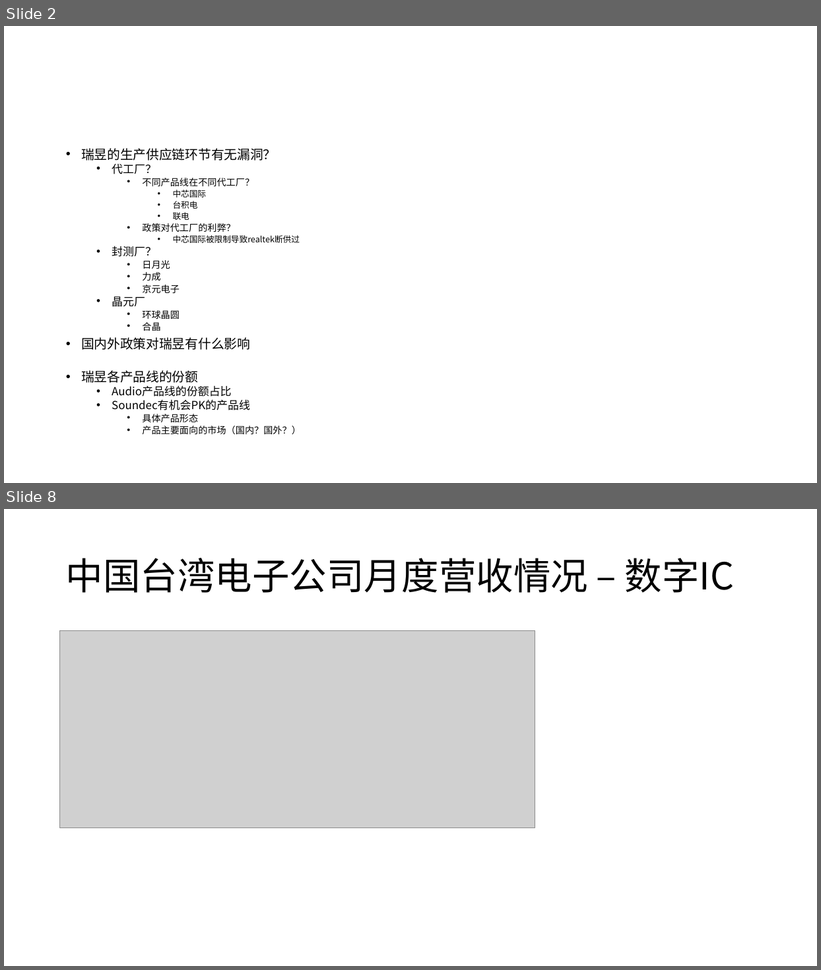
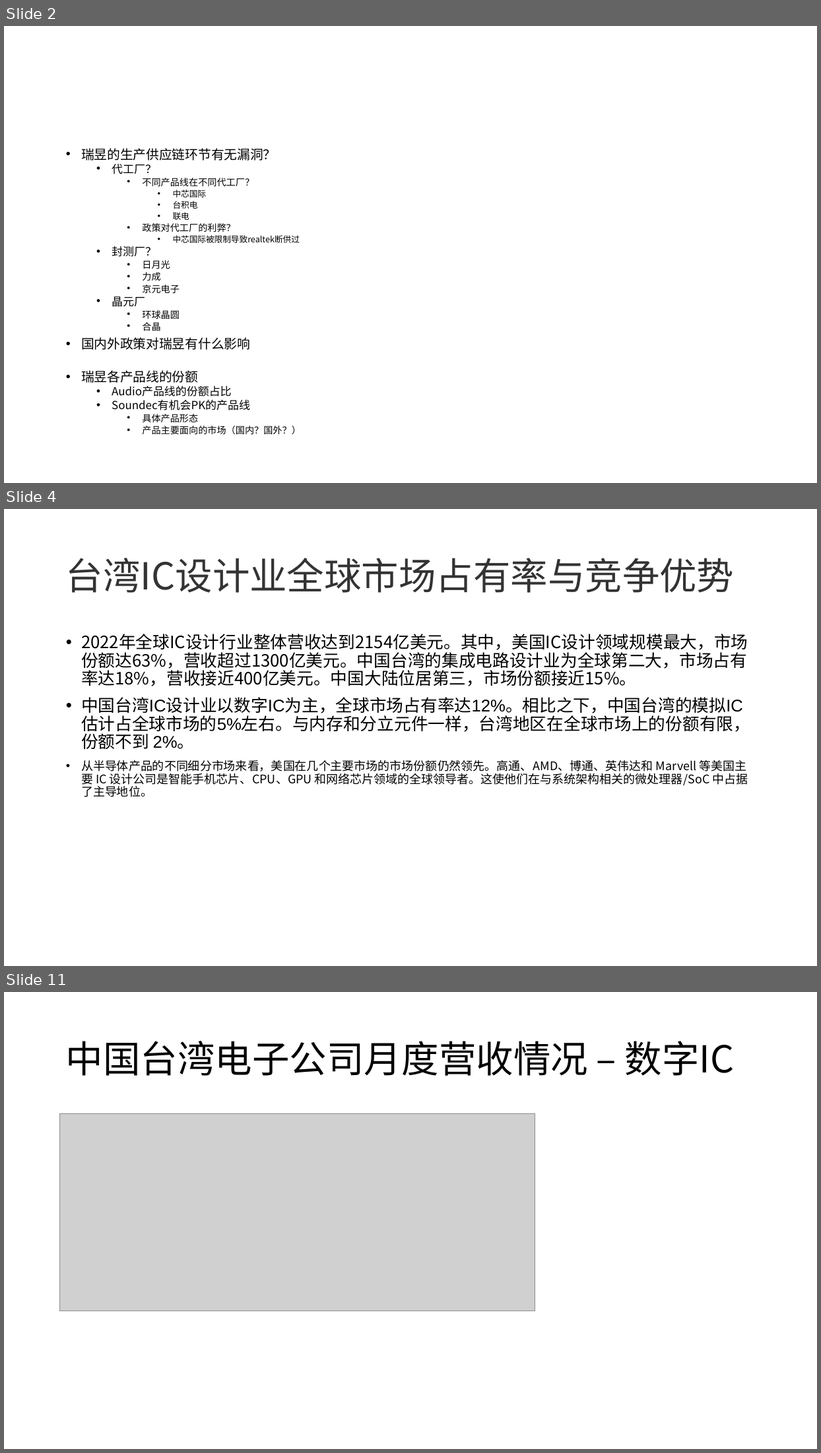
Before and after one commit to rosabai666/soundec, a slide deck: 2023/02产品/SNC8x/01)竞品分析/00)竞品芯片分析/品牌产品路线分析/Realtek/Realtek产品线分析.pptx. Shown one above the other, each under a label of ours: slides 2 and 8 before the commit, slides 2, 4 and 11 after it; the slides between them are not shown. The pictures are 821x970 and 821x1453 pixels, drawn with LibreOffice and Linux fonts; fonts in the diff are those of the drawing; grey boxes stand for pictures. Boxes give left, top, right and bottom in pixels: in the first picture for what was removed or moved away, otherwise in the second. Text is boxed around its words. In the diff, an @@ line names an element or a change of style, - is before the commit and + after.

```diff
--- a/2023/02产品/SNC8x/01)竞品分析/00)竞品芯片分析/品牌产品路线分析/Realtek/Realtek产品线分析.pptx
+++ b/2023/02产品/SNC8x/01)竞品分析/00)竞品芯片分析/品牌产品路线分析/Realtek/Realtek产品线分析.pptx
@@ slide 4 added at (4, 509, 817, 966), background #FFFFFF @@
@@ title added at (66, 558, 735, 593), 44 pt, text #333333 @@
+台湾IC设计业全球市场占有率与竞争优势
@@ text added at (81, 634, 750, 797), 20 pt, text #000000 @@
+• 2022年全球IC设计行业整体营收达到2154亿美元。其中，美国IC设计领域规模最大，市场份额达63%，营收超过1300亿美元。中国台湾的集成电路设计业为全球第二大，市场占有率达18%，营收接近400亿美元。中国大陆位居第三，市场份额接近15%。
+• 中国台湾IC设计业以数字IC为主，全球市场占有率达12%。相比之下，中国台湾的模拟IC估计占全球市场的5%左右。与内存和分立元件一样，台湾地区在全球市场上的份额有限，份额不到 2%。
+• 从半导体产品的不同细分市场来看，美国在几个主要市场的市场份额仍然领先。高通、AMD、博通、英伟达和 Marvell 等美国主要 IC 设计公司是智能手机芯片、CPU、GPU 和网络芯片领域的全球领导者。这使他们在与系统架构相关的微处理器/SoC 中占据了主导地位。
@@ what was slide 8 is now slide 11 @@
```
Also in this commit, not shown: 4 slides changed, 5 other slides added, 1 slide removed, 17 other files.
